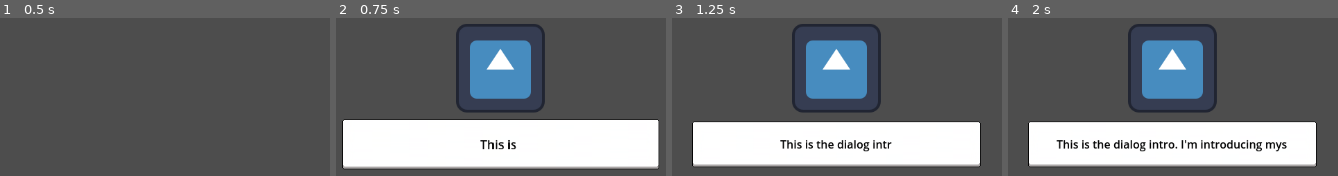
Above: before the commit, frames 1-4 (left to right).
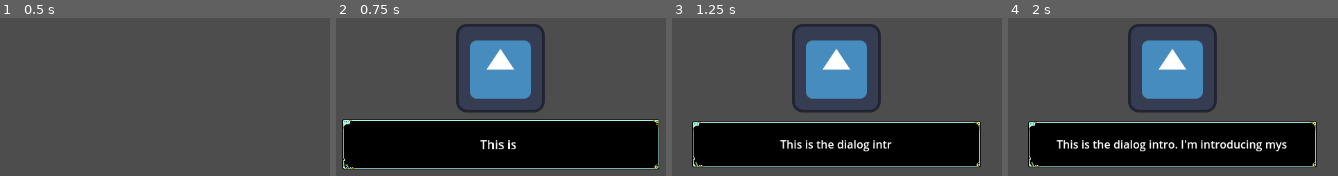
Above: after the commit, the same moments.

Repository: uGustaHd/CafeGJProject
Game: Godot game, scene res://Scenes/main.tscn
Same seed, same stepped clock (60 frames per second), same inputs: the game is played once before the commit and once after it. The engine's default icon, where the game draws it, is replaced by a stand-in: a white triangle on a blue panel in a dark square.
Inputs:
- Up to frame 1 (0.5 s): no input
- Up to frame 2 (0.75 s): tap Enter (ui_accept) at 0.5 s; hold Right (ui_right) from 0.53 s (still down)
- Up to frame 3 (1.25 s): keep holding Right (ui_right); tap Enter (ui_accept) at 0.77 s
- Up to frame 4 (2 s): release Right (ui_right) at 1.28 s; hold Down (ui_down) from 1.28 s (still down); tap Enter (ui_accept) at 1.52 s

Frame 1 is identical in both runs. In frame 2, 30% of the frame differs, in the area x 1-98%, y 63-96%; in frame 3, 25%; in frame 4, 25%.

Commit message:
Updated request box with checkmark, color, and strikethrough line

Diff:
--- a/Scenes/Customers/Customer.tscn
+++ b/Scenes/Customers/Customer.tscn
@@ -2,7 +2,7 @@
 
 [ext_resource type="Script" uid="uid://dkow2xel27at7" path="res://Scripts/Customers/Customer.gd" id="1_3x0r2"]
 [ext_resource type="Resource" uid="uid://cy20xvr7sjw4w" path="res://Resources/Custumers/villager_01.tres" id="2_d3c6d"]
-[ext_resource type="Texture2D" uid="uid://dujo8nisl024s" path="res://Assets/Sprites/TextBox/TextBoxPlaceholder.png" id="3_berbd"]
+[ext_resource type="Texture2D" uid="uid://doudji7y3wcd4" path="res://Assets/Sprites/TextBox/Ver4.png" id="3_berbd"]
 
 [node name="Customer" type="Node2D"]
 script = ExtResource("1_3x0r2")
@@ -29,12 +29,6 @@
 theme_override_constants/margin_right = 8
 theme_override_constants/margin_bottom = 8
 
-[node name="oldRequestText" type="Label" parent="RequestBox/TextBox"]
-custom_minimum_size = Vector2(48, 48)
-layout_mode = 2
-theme_override_colors/font_color = Color(0, 0, 0, 1)
-vertical_alignment = 1
-
 [node name="RequestText" type="RichTextLabel" parent="RequestBox/TextBox"]
 layout_mode = 2
 theme_override_colors/default_color = Color(0, 0, 0, 1)
--- a/Scenes/TextBox/dialog_box.tscn
+++ b/Scenes/TextBox/dialog_box.tscn
@@ -1,7 +1,7 @@
 [gd_scene load_steps=3 format=3 uid="uid://cr434bu3oqr5a"]
 
 [ext_resource type="Script" uid="uid://b8dasuuw3hg2w" path="res://Scripts/Textbox/dialog_box.gd" id="1_ltolo"]
-[ext_resource type="Texture2D" uid="uid://dujo8nisl024s" path="res://Assets/Sprites/TextBox/TextBoxPlaceholder.png" id="2_34pgn"]
+[ext_resource type="Texture2D" uid="uid://bl5q1d6yhjeox" path="res://Assets/Sprites/TextBox/Ver2.png" id="2_ltolo"]
 
 [node name="DialogBox" type="MarginContainer"]
 process_mode = 3
@@ -22,7 +22,7 @@
 
 [node name="BGDialogBox" type="NinePatchRect" parent="."]
 layout_mode = 2
-texture = ExtResource("2_34pgn")
+texture = ExtResource("2_ltolo")
 patch_margin_left = 16
 patch_margin_top = 16
 patch_margin_right = 16
@@ -38,7 +38,7 @@
 [node name="TextLabel" type="Label" parent="TextContainer"]
 custom_minimum_size = Vector2(400, 50)
 layout_mode = 2
-theme_override_colors/font_color = Color(0, 0, 0, 1)
+theme_override_colors/font_color = Color(1, 1, 1, 1)
 horizontal_alignment = 1
 vertical_alignment = 1
 autowrap_mode = 2
--- a/Scripts/Customers/Customer.gd
+++ b/Scripts/Customers/Customer.gd
@@ -82,17 +82,6 @@
 func show_request(potion: Potion):
 	var text_node := $RequestBox/TextBox/RequestText
 	text_node.clear()
-	#text_node.append_text("I want:\n")
-	#text_node.append_text(
-	#	_build_line("Blue", potion.blue, current_request["Blue"]) + "\n" +
-	#	_build_line("Green", potion.green, current_request["Green"]) + "\n" +
-	#	_build_line("Red", potion.red, current_request["Red"])
-	#)
-
-	#no color
-	#_type_request(_build_request_text(potion))
-
-	#line by line
 	_type_request("I want: \n")
 	var lines := []
 	lines.append(_build_line("Blue", potion.blue, current_request["Blue"]))
@@ -108,7 +97,6 @@
 	var blue = _build_line("Blue", potion.blue, current_request["Blue"]) + "\n"
 	var green = _build_line("Green", potion.green, current_request["Green"]) + "\n"
 	var red = _build_line("Red", potion.red, current_request["Red"])
-	#blue - green - red
 	text = "I want: \n" + blue + green + red
 	return text
 
@@ -116,11 +104,10 @@
 	var display_amount = min(current_amount, required_amount)
 	var done := current_amount >= required_amount
 	var color := '#6CCF7D' if done else "#E06C75"
-	#var prefix := "✔ " if done else "✖ "
+	var prefix := "✔ " if done else "✖ "
 
-	#return prefix + str(display_amount) + "/" + str(required_amount) + " " + color_name
-	return "[color=%s] %d/%d %s [/color]" % [
-		color, display_amount, required_amount, color_name
-	]
+	if done: return "[color=%s]%s [s]%d/%d %s[/s][/color]" % [color, prefix, display_amount, required_amount, color_name]
+	else: return "[color=%s]%s %d/%d %s[/color]" % [color, prefix, display_amount, required_amount, color_name]
+
 func _on_potion_changed(potion: Potion):
 	$RequestBox/TextBox/RequestText.text = _build_request_text(potion)
Binary file removed: Assets/Sprites/TextBox/TextBoxPlaceholder.png
Binary file added: Assets/Sprites/TextBox/Ver1.png
Not shown, added: Assets/Sprites/TextBox/Ver1.png.import
Binary file added: Assets/Sprites/TextBox/Ver2.png
Not shown, added: Assets/Sprites/TextBox/Ver2.png.import
Binary file added: Assets/Sprites/TextBox/Ver3.png
Not shown, changed: Assets/Sprites/TextBox/Ver3.png.import
Binary file added: Assets/Sprites/TextBox/Ver4.png
Not shown, added: Assets/Sprites/TextBox/Ver4.png.import
